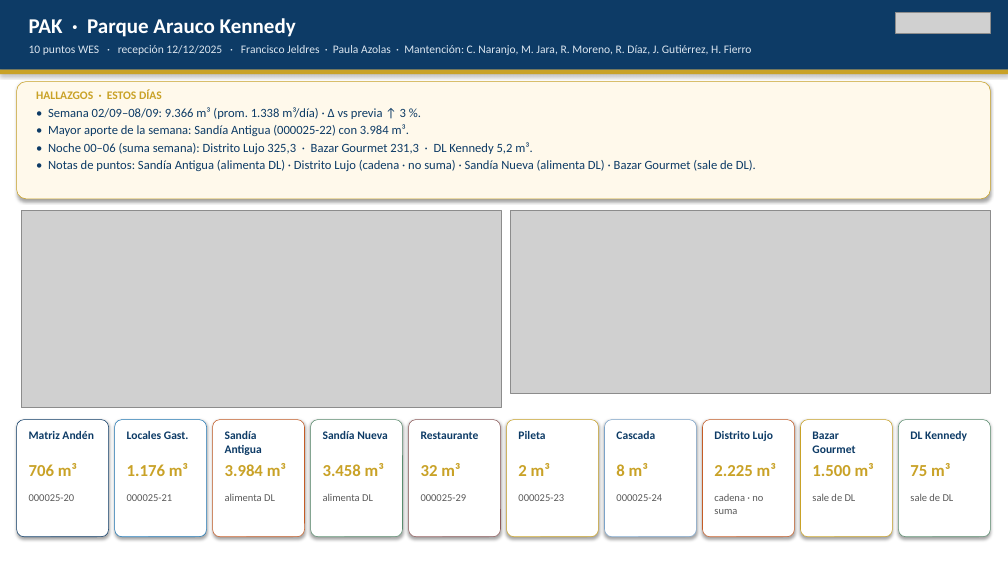
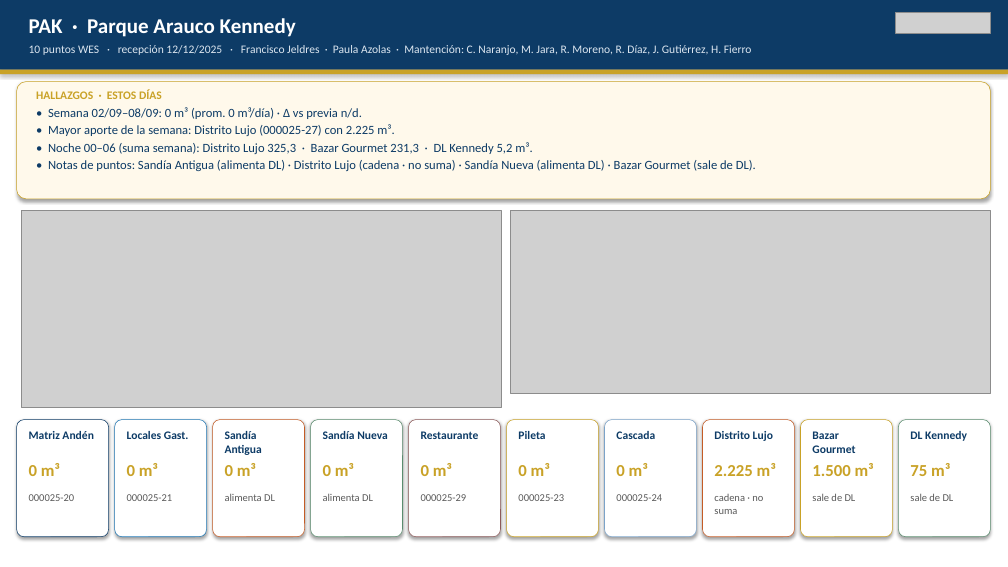
Before and after one commit to anibaloperacionesWes/wes-scripts, a slide deck: slide 10 of reports/Parque_Arauco/CONSOLIDADO/Consolidado_PA_7malls_20260908.pptx. Drawn at 1008x567 pixels with LibreOffice and Linux fonts; fonts in the diff are those of the drawing; grey boxes stand for pictures. Boxes give left, top, right and bottom in pixels: in the first picture for what was removed or moved away, otherwise in the second. Text is boxed around its words. In the diff, an @@ line names an element or a change of style, - is before the commit and + after.

```diff
--- a/reports/Parque_Arauco/CONSOLIDADO/Consolidado_PA_7malls_20260908.pptx
+++ b/reports/Parque_Arauco/CONSOLIDADO/Consolidado_PA_7malls_20260908.pptx
@@ text at bbox=[48, 107, 394, 136]: text changed @@
-• Semana 02/09–08/09: 9.366 m³ (prom. 1.338 m³/día) · Δ vs previa ↑ 3 %.
-• Mayor aporte de la semana: Sandía Antigua (000025-22) con 3.984 m³.
+• Semana 02/09–08/09: 0 m³ (prom. 0 m³/día) · Δ vs previa n/d.
+• Mayor aporte de la semana: Distrito Lujo (000025-27) con 2.225 m³.
@@ text at bbox=[29, 463, 60, 476]: text changed @@
-706 m³
+0 m³
@@ text at bbox=[127, 463, 158, 476]: text changed @@
-1.176 m³
+0 m³
@@ text at bbox=[225, 463, 256, 476]: text changed @@
-3.984 m³
+0 m³
@@ text at bbox=[323, 463, 354, 476]: text changed @@
-3.458 m³
+0 m³
@@ text at bbox=[421, 463, 452, 476]: text changed @@
-32 m³
+0 m³
@@ text at bbox=[518, 463, 550, 476]: text changed @@
-2 m³
+0 m³
@@ text at bbox=[616, 463, 648, 476]: text changed @@
-8 m³
+0 m³
```
Also in this commit, not shown: 9 other slides changed, 1 other file.
